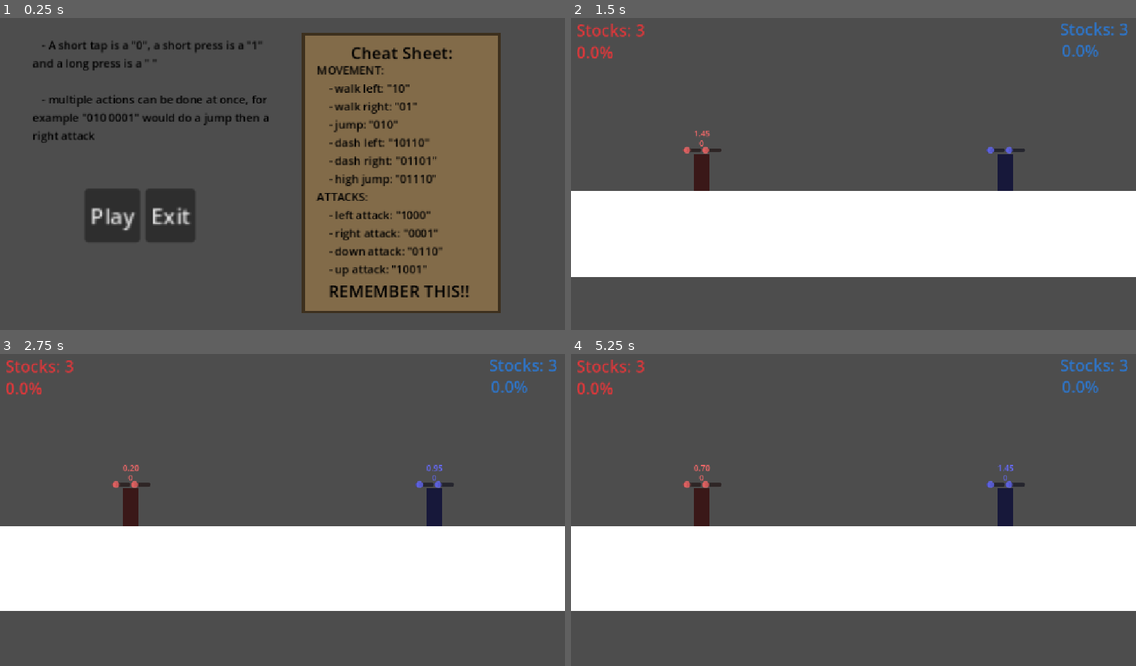
Above: before the commit, frames 1-4 (two rows, left to right).
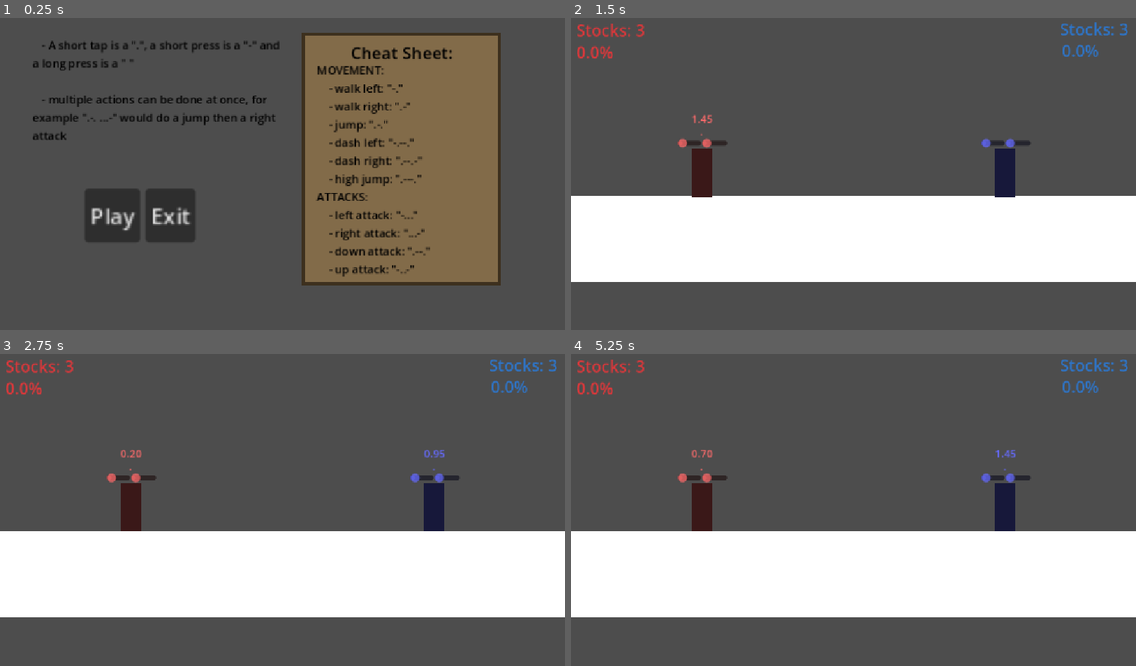
Above: after the commit, the same moments.

Repository: Bolb2019/OneKey
Game: Godot game, scene res://UI/menu.tscn
The game is run twice, just before and just after one commit, with the same random seed, the same clock (stepped at 60 frames per second) and the same inputs.
Inputs (mouse positions are in pixels of both pictures, inside the frame that each line leads up to):
- Up to frame 1 (0.25 s): no input
- Up to frame 2 (1.5 s): click "Play" at 0.5 s; tap Enter at 1.25 s; move the mouse to (977, 155) at 1.27 s; hold Right from 1.28 s (still down); tap Q (OneKey_L) at 1.35 s; click (977, 155) at 1.42 s
- Up to frame 3 (2.75 s): keep holding Right; tap Up at 1.52, 2.27 s; tap Space at 2 s; move the mouse to (169, 522) at 2.02 s; tap N (OneKey_R) at 2.1 s
- Up to frame 4 (5.25 s): tap Enter at 2.75, 4.25 s; move the mouse to (910, 438) at 2.77 s; release Right at 2.78 s; hold Left 2.78-3.53 s; tap Alt at 2.85 s; tap Space at 3.5, 5 s; move the mouse to (825, 569) at 3.52 s; hold Right 3.53-5.03 s; tap Shift at 3.6 s; click (825, 569) at 3.67 s; tap Up at 3.77, 4.52 s; move the mouse to (1023, 553) at 4.27 s; tap Q (OneKey_L) at 4.35 s; move the mouse to (684, 460) at 5.02 s; hold Left from 5.03 s (still down); tap N (OneKey_R) at 5.1 s

The runs differ from the first frame. In frame 1, 5.2% of the frame differs, in the area x 5-89%, y 7-95%; in frame 2, 4.0%; in frame 3, 4.5%; in frame 4, 4.5%.

Commit message:
Balancing changes and fixes

Diff:
--- a/Player/Player.tscn
+++ b/Player/Player.tscn
@@ -13,6 +13,7 @@
 size = Vector2(78, 45)
 
 [node name="CharacterBody2D" type="CharacterBody2D" unique_id=342607079]
+scale = Vector2(1.3, 1.3)
 script = ExtResource("1_xhfnw")
 
 [node name="ColorRect" type="ColorRect" parent="." unique_id=187946185]
@@ -32,26 +33,26 @@
 
 [node name="Combo" type="Label" parent="." unique_id=1166208616]
 offset_left = -333.0
-offset_top = -72.0
+offset_top = -76.0
 offset_right = 333.0
-offset_bottom = -49.0
+offset_bottom = -53.0
 horizontal_alignment = 1
 
 [node name="Charge" type="HSlider" parent="Combo" unique_id=1602517268]
 layout_mode = 0
 offset_left = 295.0
-offset_top = 18.0
+offset_top = 22.0
 offset_right = 332.0
-offset_bottom = 34.0
+offset_bottom = 38.0
 max_value = 0.25
 step = 0.01
 
 [node name="Charge2" type="HSlider" parent="Combo" unique_id=235623482]
 layout_mode = 0
 offset_left = 333.0
-offset_top = 18.0
+offset_top = 22.0
 offset_right = 373.0
-offset_bottom = 34.0
+offset_bottom = 38.0
 min_value = 0.25
 max_value = 0.5
 step = 0.01
@@ -59,9 +60,9 @@
 
 [node name="Use" type="Label" parent="." unique_id=1547608873]
 offset_left = -30.0
-offset_top = -92.0
+offset_top = -96.0
 offset_right = 30.0
-offset_bottom = -69.0
+offset_bottom = -73.0
 horizontal_alignment = 1
 autowrap_mode = 2
 
--- a/Player/character_body_2d.gd
+++ b/Player/character_body_2d.gd
@@ -2,34 +2,34 @@
 
 var input = "OneKey_L"
 
-const MOVE_VELOCITY = 350.0
+const MOVE_VELOCITY = 400.0
 const JUMP_VELOCITY = -450.0
 const FRICTION = 10
 const ATTACK_KNOCKBACK = {
-	"Attack_L": Vector2(-350.0, -120.0),
-	"Attack_R": Vector2(350.0, -120.0),
-	"Attack_down": Vector2(0.0, 350.0),
-	"Attack_up": Vector2(0.0, -350.0)
+	"Attack_L": Vector2(-400.0, -170.0),
+	"Attack_R": Vector2(400.0, -170.0),
+	"Attack_down": Vector2(0.0, 400.0),
+	"Attack_up": Vector2(0.0, -400.0)
 }
 
 const COMBOS = {
 	#MOVEMENT
 	#--basic--
-	"left": "10",
-	"right": "01",
-	"jump": "010",
-	#--expert--
-	"left_dash": "10110",
-	"right_dash": "01101",
-	"high_jump": "01110",
+	"left": "-.",
+	"right": ".-",
+	"jump": ".-.",
+	#--expert--
+	"left_dash": "-.--.",
+	"right_dash": ".--.-",
+	"high_jump": ".---.",
 	#--impossible--
 
 	#ATTACKS
 	#--basic--
-	"left_attack": "1000",
-	"right_attack": "0001",
-	"down_attack": "0110",
-	"up_attack": "1001"
+	"left_attack": "-...",
+	"right_attack": "...-",
+	"down_attack": ".--.",
+	"up_attack": "-..-"
 	#--expert--
 	#--impossible--
 }
@@ -69,9 +69,9 @@
 		if time > hold_buffer:
 			Combo_used = Combo_used + str(" ")
 		elif time > hold_buffer - 0.25:
-			Combo_used = Combo_used + str("1")
+			Combo_used = Combo_used + str("-")
 		else:
-			Combo_used = Combo_used + str("0")
+			Combo_used = Combo_used + str(".")
 		combo_buffer = time + 0.5
 		$Combo.text = Combo_used
 		$Use/Timer.start()
@@ -146,28 +146,28 @@
 	if action == COMBOS["left_attack"]:
 		$Attack_L.visible = true
 		$Attack_L/CollisionShape2D.disabled = false
-		await get_tree().create_timer(0.5).timeout
+		await get_tree().create_timer(1).timeout
 		$Attack_L/CollisionShape2D.disabled = true
 		$Attack_L.visible = false
 
 	if action == COMBOS["right_attack"]:
 		$Attack_R.visible = true
 		$Attack_R/CollisionShape2D.disabled = false
-		await get_tree().create_timer(0.5).timeout
+		await get_tree().create_timer(1).timeout
 		$Attack_R/CollisionShape2D.disabled = true
 		$Attack_R.visible = false
 
 	if action == COMBOS["down_attack"]:
 		$Attack_down.visible = true
 		$Attack_down/CollisionShape2D.disabled = false
-		await get_tree().create_timer(0.5).timeout
+		await get_tree().create_timer(1).timeout
 		$Attack_down/CollisionShape2D.disabled = true
 		$Attack_down.visible = false
 
 	if action == COMBOS["up_attack"]:
 		$Attack_up.visible = true
 		$Attack_up/CollisionShape2D.disabled = false
-		await get_tree().create_timer(0.5).timeout
+		await get_tree().create_timer(1).timeout
 		$Attack_up/CollisionShape2D.disabled = true
 		$Attack_up.visible = false
 
@@ -186,19 +186,19 @@
 
 func _register_hit_damage(dmg) -> void:
 	if name == "Player_1":
+		GlobalStats.damage_p1 += dmg
+	elif name == "Player_2":
 		GlobalStats.damage_p2 += dmg
-	elif name == "Player_2":
-		GlobalStats.damage_p1 += dmg
 
 func _apply_knockback(area: Area2D) -> void:
 	var knockback = ATTACK_KNOCKBACK.get(area.name, Vector2.ZERO)
 
 	if name == "Player_1":
+		velocity.x += knockback.x * (1.0 + (GlobalStats.damage_p1 / 100.0))
+		velocity.y += knockback.y * (1.0 + (GlobalStats.damage_p1 / 100.0))
+	elif name == "Player_2":
 		velocity.x += knockback.x * (1.0 + (GlobalStats.damage_p2 / 100.0))
 		velocity.y += knockback.y * (1.0 + (GlobalStats.damage_p2 / 100.0))
-	elif name == "Player_2":
-		velocity.x += knockback.x * (1.0 + (GlobalStats.damage_p1 / 100.0))
-		velocity.y += knockback.y * (1.0 + (GlobalStats.damage_p1 / 100.0))
 
 func _on_death_area_body_entered(body: Node2D) -> void:
 	if body != self:
@@ -206,6 +206,7 @@
 
 	if name == "Player_1":
 		GlobalStats.stocks_p1 -= 1
+		GlobalStats.damage_p1 = 0
 		if GlobalStats.stocks_p1 <= 0:
 			GlobalStats.stocks_p1 = 3
 			GlobalStats.stocks_p2 = 3
@@ -217,6 +218,7 @@
 			return
 	elif name == "Player_2":
 		GlobalStats.stocks_p2 -= 1
+		GlobalStats.damage_p2 = 0
 		if GlobalStats.stocks_p2 <= 0:
 			GlobalStats.stocks_p1 = 3
 			GlobalStats.stocks_p2 = 3
--- a/UI/menu.tscn
+++ b/UI/menu.tscn
@@ -36,23 +36,23 @@
 position = Vector2(603, 314)
 zoom = Vector2(1.42, 1.42)
 
-[node name="ColorRect2" type="ColorRect" parent="." unique_id=133744406]
+[node name="Cheat Sheet" type="ColorRect" parent="." unique_id=133744406]
 layout_mode = 0
 offset_left = 631.0
 offset_top = 115.0
 offset_right = 917.0
-offset_bottom = 518.0
+offset_bottom = 478.0
 color = Color(0.23849377, 0.189372, 0.11637195, 1)
 
-[node name="ColorRect" type="ColorRect" parent="ColorRect2" unique_id=266016370]
+[node name="ColorRect" type="ColorRect" parent="Cheat Sheet" unique_id=266016370]
 layout_mode = 0
 offset_left = 4.0
 offset_top = 4.0
 offset_right = 281.0
-offset_bottom = 399.0
+offset_bottom = 358.0
 color = Color(0.51005155, 0.41953874, 0.28731883, 1)
 
-[node name="Label" type="Label" parent="ColorRect2" unique_id=2011634844]
+[node name="Label" type="Label" parent="Cheat Sheet" unique_id=2011634844]
 modulate = Color(0, 0, 0, 1)
 layout_mode = 0
 offset_left = 70.0
@@ -62,7 +62,7 @@
 text = "Cheat Sheet:"
 label_settings = SubResource("LabelSettings_0h2wq")
 
-[node name="Label2" type="Label" parent="ColorRect2" unique_id=188572677]
+[node name="Label2" type="Label" parent="Cheat Sheet" unique_id=188572677]
 modulate = Color(0, 0, 0, 1)
 layout_mode = 0
 offset_left = 21.0
@@ -70,28 +70,18 @@
 offset_right = 274.0
 offset_bottom = 351.0
 text = "MOVEMENT:
-    - walk left: \"10\"
-    - walk right: \"01\"
-    - jump: \"010\"
-    - dash left: \"10110\"
-    - dash right: \"01101\"
-    - high jump: \"01110\"
+    - walk left: \"-.\"
+    - walk right: \".-\"
+    - jump: \".-.\"
+    - dash left: \"-.--.\"
+    - dash right: \".--.-\"
+    - high jump: \".---.\"
 ATTACKS:
-    - left attack: \"1000\"
-    - right attack: \"0001\"
-    - down attack: \"0110\"
-    - up attack: \"1001\""
+    - left attack: \"-...\"
+    - right attack: \"...-\"
+    - down attack: \".--.\"
+    - up attack: \"-..-\""
 label_settings = SubResource("LabelSettings_wfiwe")
-
-[node name="Label3" type="Label" parent="ColorRect2" unique_id=970358854]
-modulate = Color(0, 0, 0, 1)
-layout_mode = 0
-offset_left = 38.0
-offset_top = 354.0
-offset_right = 241.0
-offset_bottom = 388.0
-text = "REMEMBER THIS!!"
-label_settings = SubResource("LabelSettings_0h2wq")
 
 [node name="Label2" type="Label" parent="." unique_id=1842347990]
 modulate = Color(0, 0, 0, 1)
@@ -100,9 +90,9 @@
 offset_top = 121.0
 offset_right = 604.0
 offset_bottom = 295.0
-text = "   - A short tap is a \"0\", a short press is a \"1\" and a long press is a \" \"
+text = "   - A short tap is a \".\", a short press is a \"-\" and a long press is a \" \"
 
-   - multiple actions can be done at once, for example \"010 0001\" would do a jump then a right attack"
+   - multiple actions can be done at once, for example \".-. ...-\" would do a jump then a right attack"
 label_settings = SubResource("LabelSettings_wfiwe")
 autowrap_mode = 2
 
Not shown, changed: Exports/index.apple-touch-icon.png.import
Not shown, changed: Exports/index.icon.png.import
Not shown, changed: Exports/index.png.import
Not shown, changed: export_presets.cfg
Not shown, added: Exports/fight.console.exe
Not shown, added: Exports/fight.exe
Not shown, changed: Exports/index.html
Not shown, changed: Exports/index.pck
Not shown, changed: Exports/index.zip
